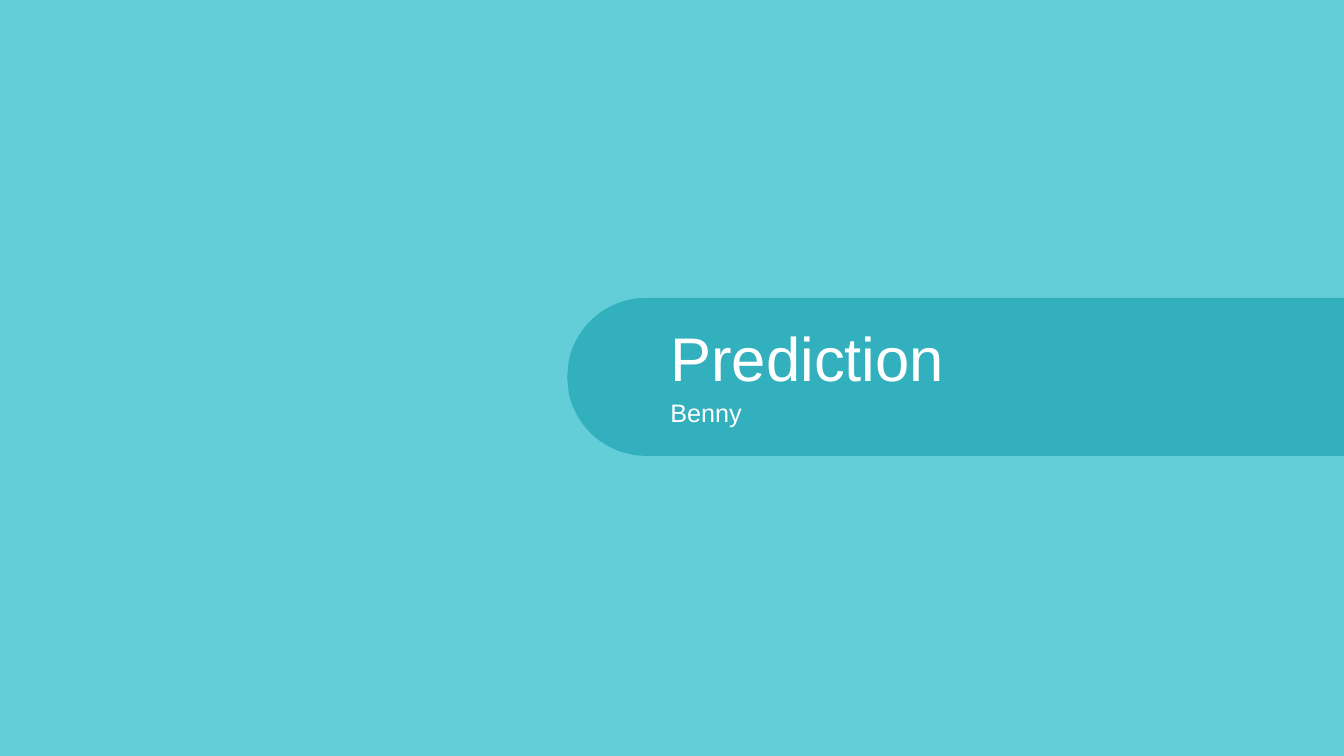
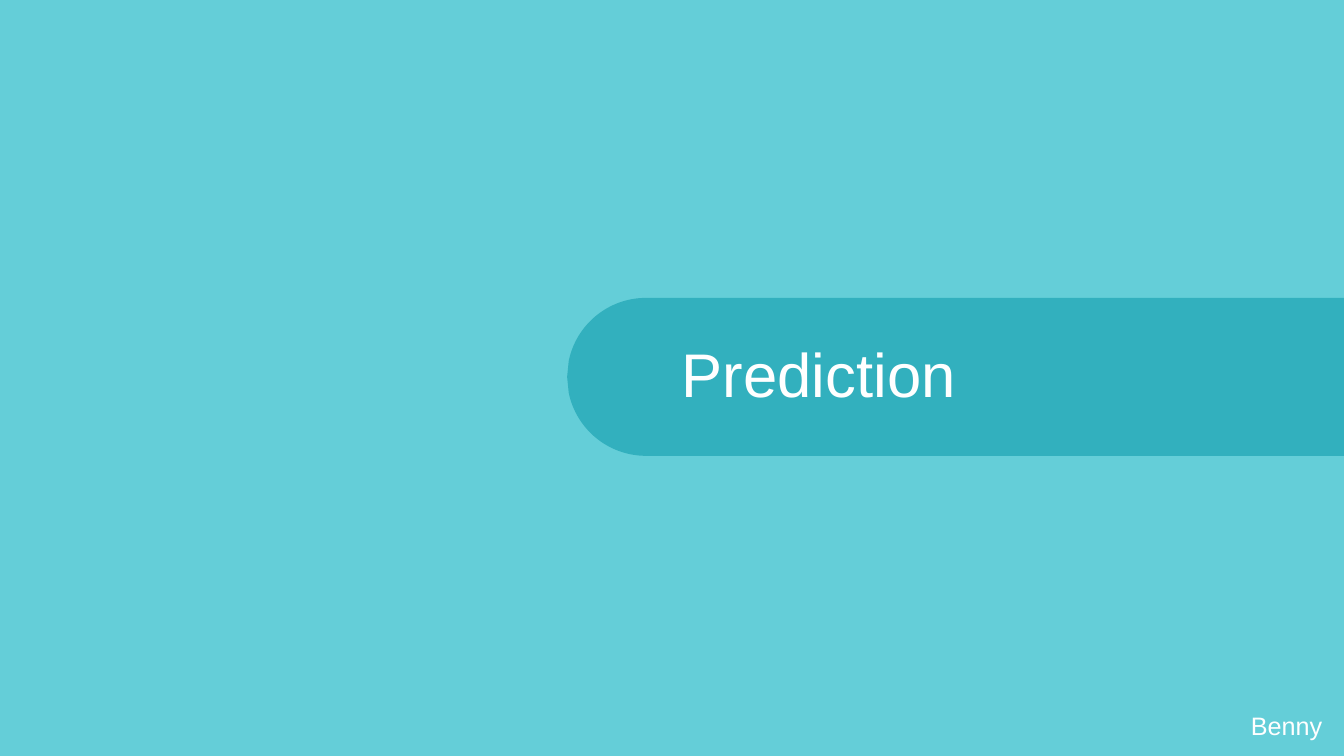
Before and after one commit to bgrullon/FlightDelayPrediction, a slide deck: slide 17 of src/presentation/Flight Delay Prediction.pptx. Drawn at 1344x756 pixels with LibreOffice and Linux fonts; fonts in the diff are those of the drawing; background and template pictures are left out. Boxes give left, top, right and bottom in pixels: in the first picture for what was removed or moved away, otherwise in the second. Text is boxed around its words. In the diff, an @@ line names an element or a change of style, - is before the commit and + after.

```diff
--- a/src/presentation/Flight Delay Prediction.pptx
+++ b/src/presentation/Flight Delay Prediction.pptx
@@ text "Prediction": place and size @@
-text "Prediction" at <box>670,336,944,382</box>
+text "Prediction" at <box>682,352,956,398</box>
@@ text "Benny": place and size @@
-text "Benny" at <box>670,404,741,428</box>
+text "Benny" at <box>1251,717,1322,740</box>
```
Also in this commit, not shown: 13 other slides changed, 4 slides added, 2 slides removed, 2 other files.
